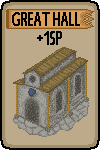
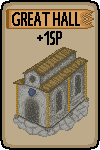
Layered file, before and after one edit (100 × 150). Changes by layer:
painted on "drawing" over [13, 47, 88, 131]
